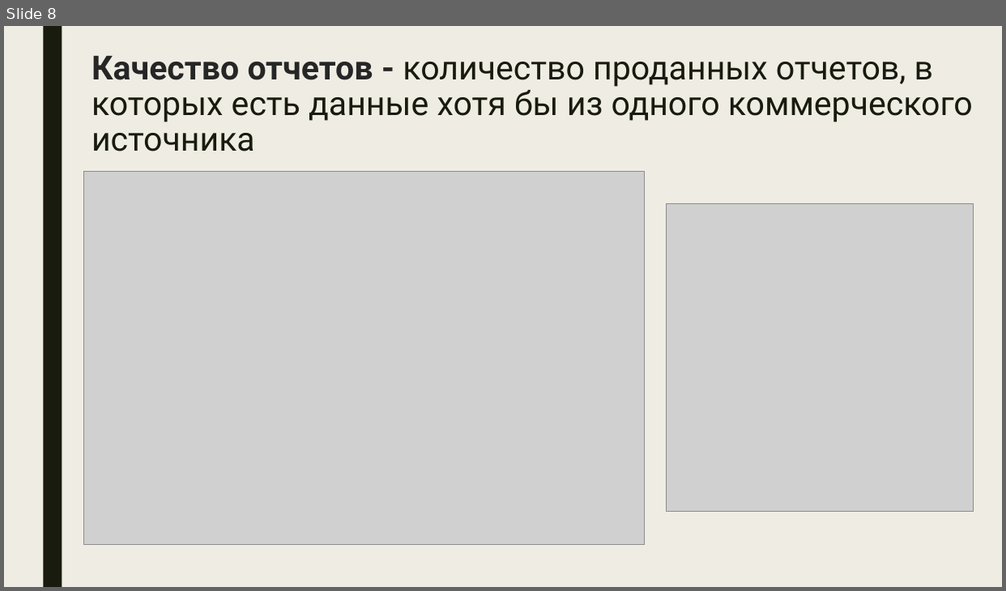
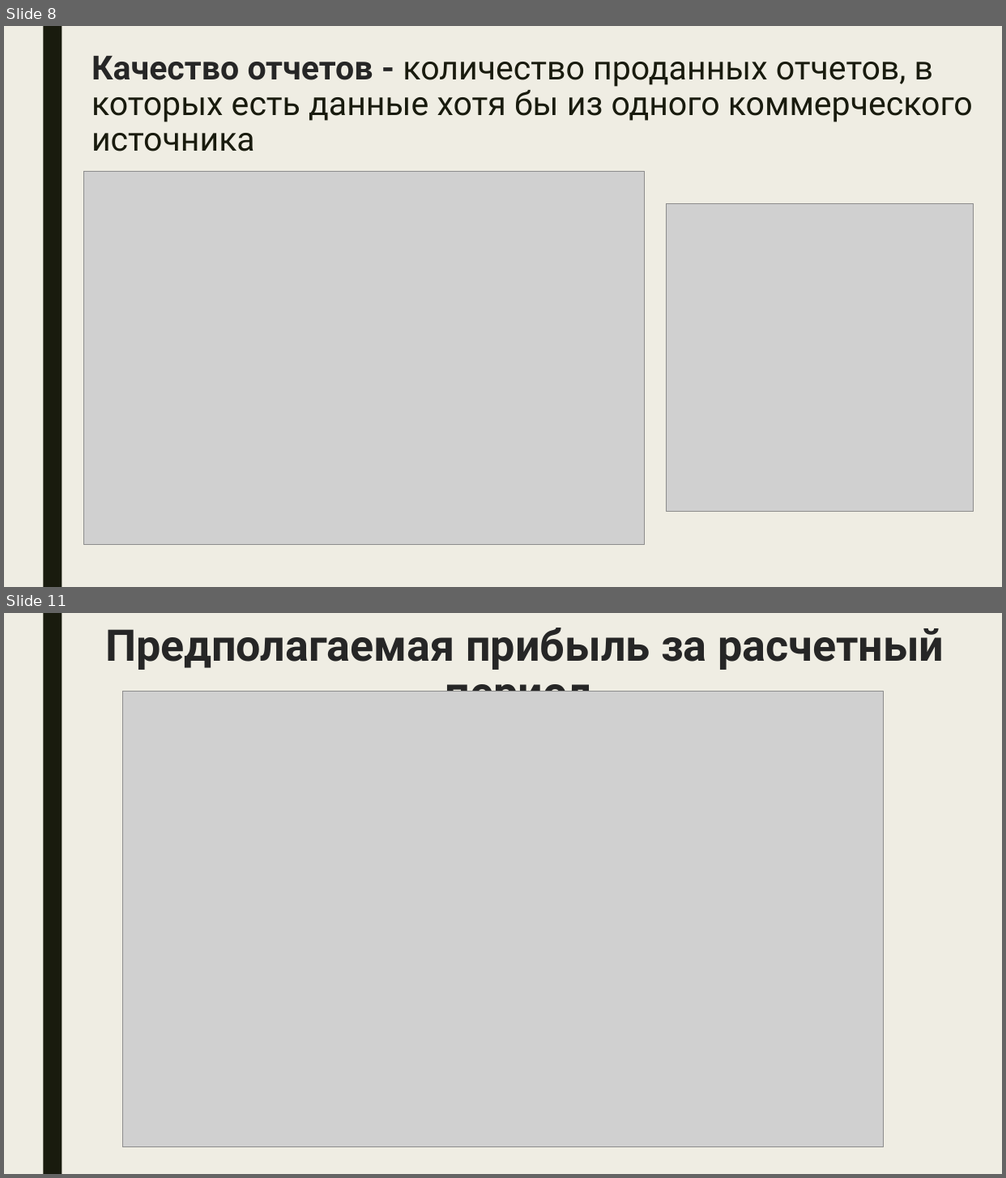
Before and after one commit to IAmSerepok/DataFromVariousSources, a slide deck: speech/presentation.pptx. Shown one above the other, each under a label of ours: slide 8 before the commit, slides 8 and 11 after it; the slides between them are not shown. The pictures are 1006x591 and 1006x1178 pixels, drawn with LibreOffice and Linux fonts; fonts in the diff are those of the drawing; grey boxes stand for pictures. Boxes give left, top, right and bottom in pixels: in the first picture for what was removed or moved away, otherwise in the second. Text is boxed around its words. In the diff, an @@ line names an element or a change of style, - is before the commit and + after.

```diff
--- a/speech/presentation.pptx
+++ b/speech/presentation.pptx
@@ slide 11 added at box(4, 613, 1002, 1174), background #EFEDE3; not listed: 1 template element that a slide beside it also shows @@
@@ text added at box(105, 628, 944, 692), 42 pt, text #262626, bold @@
+Предполагаемая прибыль за расчетный период
@@ picture added at box(122, 691, 884, 1148) @@
```
Also in this commit, not shown: 3 other slides added, 1 other file.
